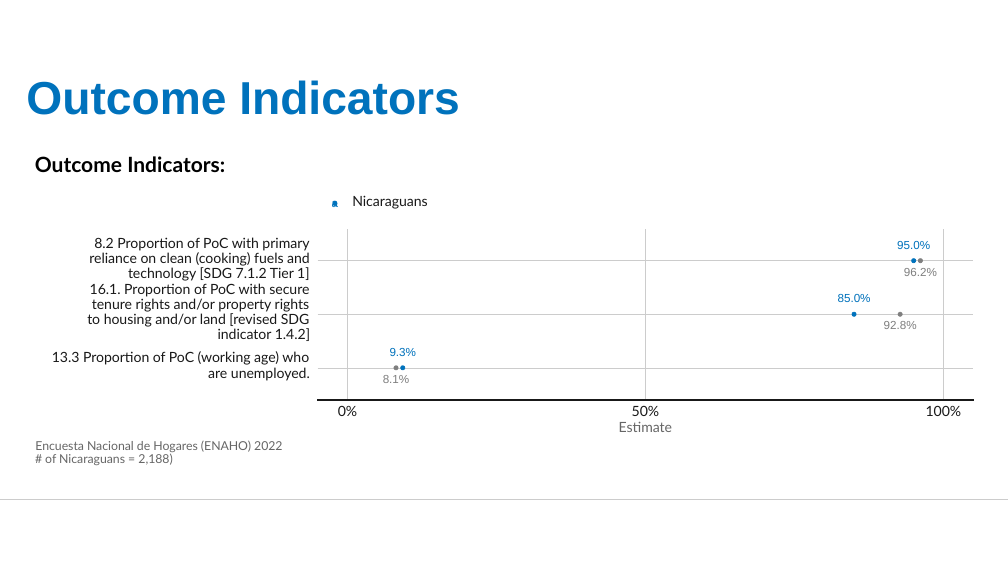
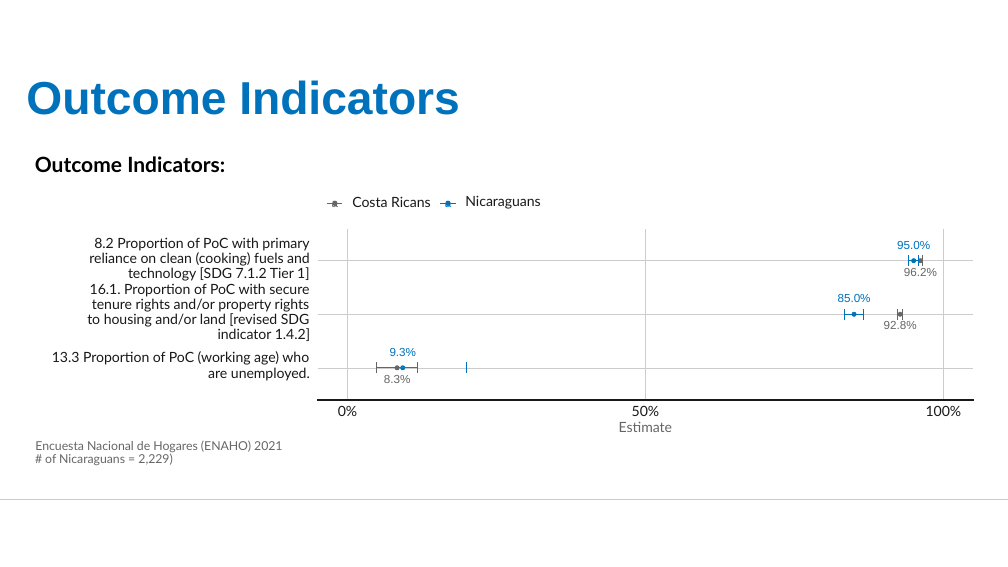
Before and after one commit to UNHCR-CostaRica/ENAHO_2021, a slide deck: slide 6 of COSTA-RICA---RBM-Impact-Indicators-from-ENAHO2022.pptx. Drawn at 1008x567 pixels with LibreOffice and Linux fonts; fonts in the diff are those of the drawing; background and template pictures are left out. Boxes give left, top, right and bottom in pixels: in the first picture for what was removed or moved away, otherwise in the second. Text is boxed around its words. In the diff, an @@ line names an element or a change of style, - is before the commit and + after.

Commit message:
Adding coefficient of variation to indicators and plot, generating indicators with 2022 data and formatting data
how: using as_survey and survey_prop function to calculate indicators and coeficient of variation, cloning RMD calculation for 2021 data using 2022 data, using grkstyle::grk_style_file() function

why: better understanding of data representativity, report for 2022 actuals and 2023 baselines, to clean code

```diff
--- a/COSTA-RICA---RBM-Impact-Indicators-from-ENAHO2022.pptx
+++ b/COSTA-RICA---RBM-Impact-Indicators-from-ENAHO2022.pptx
@@ text "a" at <box>332,201,338,207</box>: text colour #0072BC to #666666 @@
@@ group added at <box>327,196,923,373</box>: 18 freeform shapes, 2 texts, 1 ellipse @@
+a
+Costa Ricans
@@ ellipse: place and size @@
-ellipse at <box>333,201,337,205</box>
+ellipse at <box>446,201,450,205</box>
@@ text "Nicaraguans": place and size @@
-text "Nicaraguans" at <box>352,195,427,209</box>
+text "Nicaraguans" at <box>465,195,540,209</box>
@@ text "96.2%" at <box>904,268,937,276</box>: text colour #7F7F7F to #666666 @@
@@ text "92.8%" at <box>884,321,917,329</box>: text colour #7F7F7F to #666666 @@
@@ text at <box>384,375,410,383</box>: text changed; text colour #7F7F7F to #666666 @@
-8.1%
+8.3%
@@ fill #7F7F7F to #666666; outline #7F7F7F 0.71 pt to #666666 0.71 pt in 3 elements at <box>919,259,923,262</box>, <box>898,312,902,316</box>, <box>395,366,399,370</box> @@
@@ text at <box>35,440,282,452</box>: text changed @@
-Encuesta Nacional de Hogares (ENAHO) 2022
+Encuesta Nacional de Hogares (ENAHO) 2021
@@ text at <box>45,453,172,465</box>: text changed @@
-# of Nicaraguans = 2,188)
+# of Nicaraguans = 2,229)
```
Also in this commit, not shown: 3 other slides changed, 3 other files.
